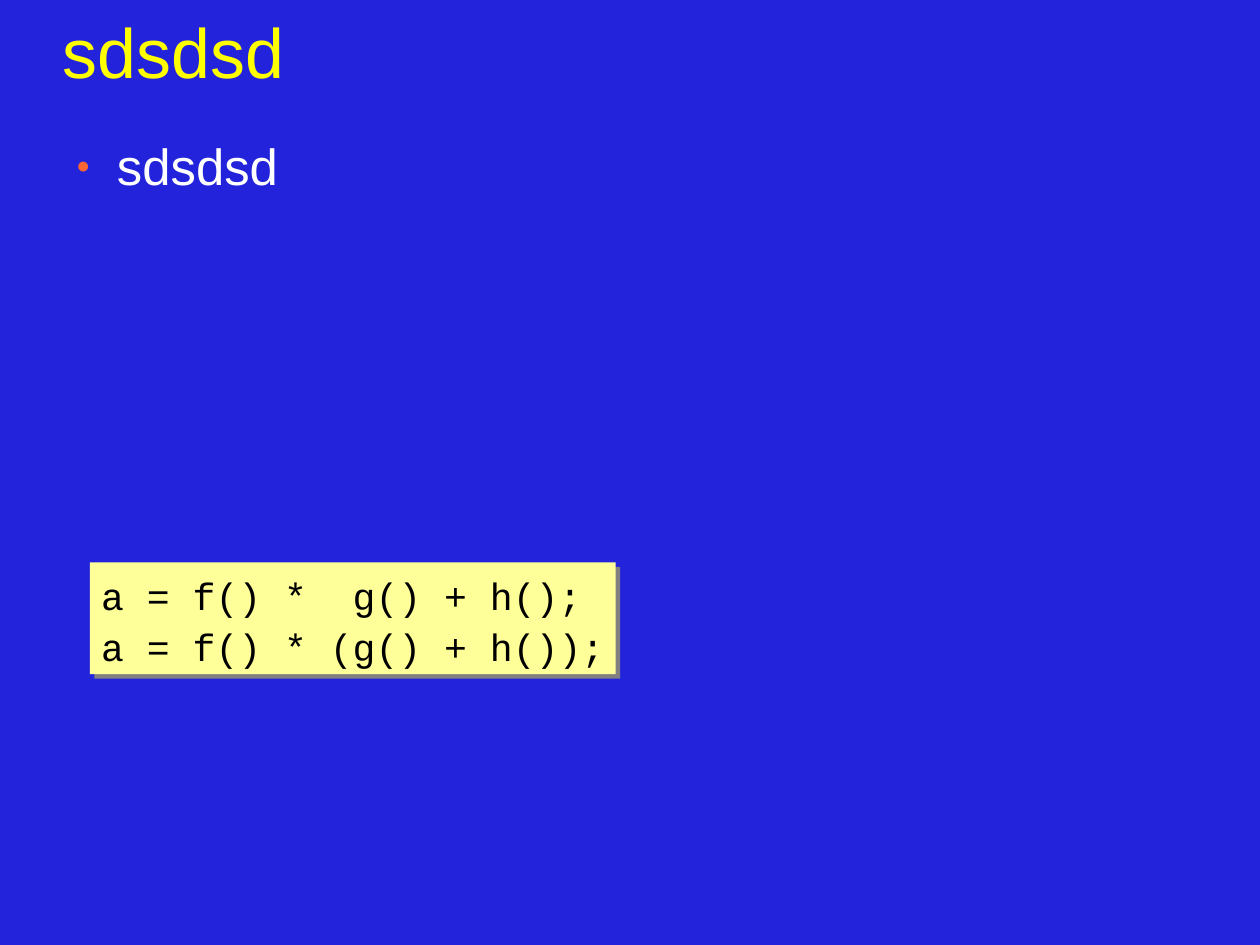
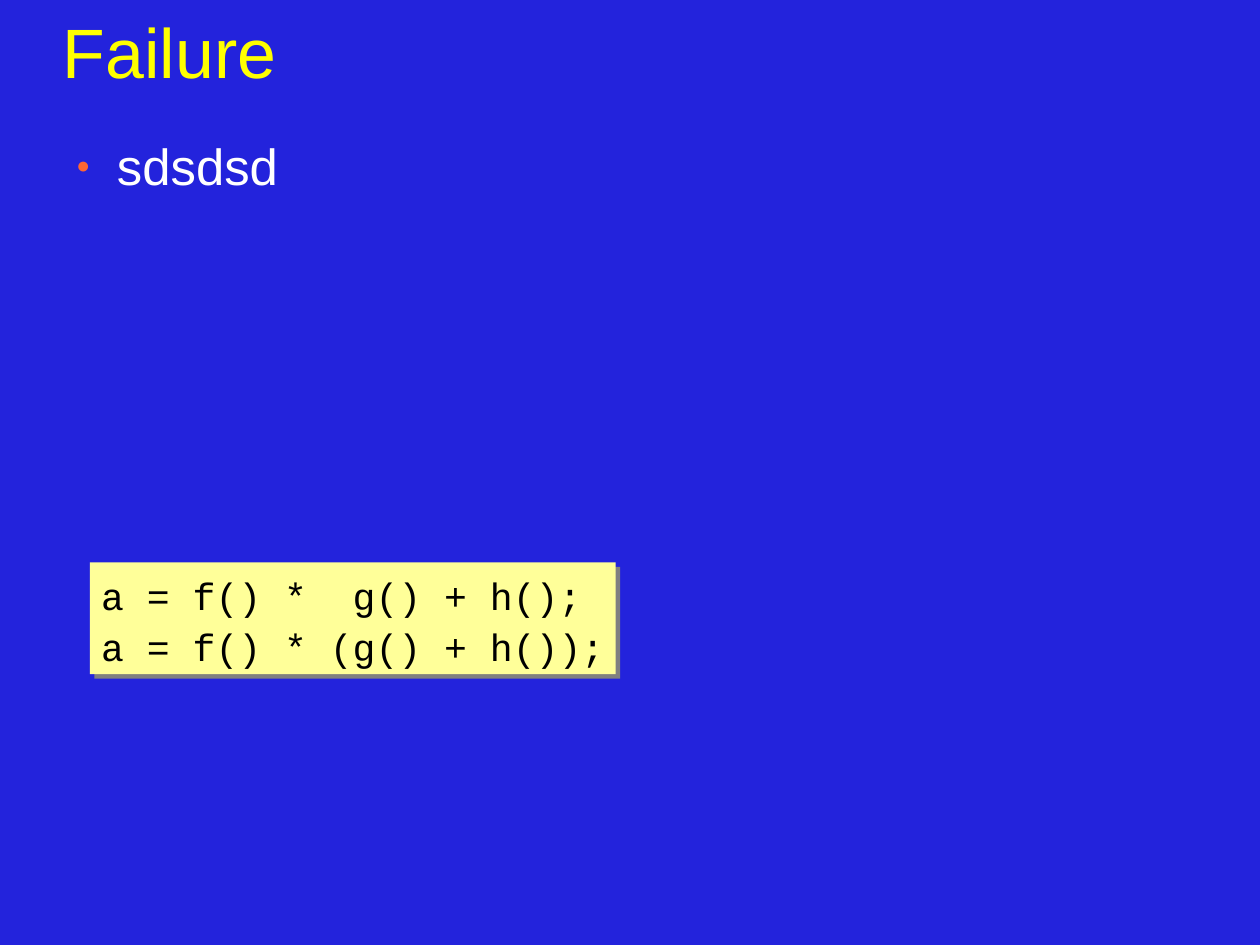
Before and after one commit to JonJagger/two-day-courses, a slide deck: slide 2 of cppf/05_Control_Flow_Iterators_and_Exceptions.odp. Drawn at 1260x945 pixels with LibreOffice and Linux fonts; fonts in the diff are those of the drawing. Boxes give left, top, right and bottom in pixels: in the first picture for what was removed or moved away, otherwise in the second. Text is boxed around its words. In the diff, an @@ line names an element or a change of style, - is before the commit and + after.

```diff
--- a/cppf/05_Control_Flow_Iterators_and_Exceptions.odp
+++ b/cppf/05_Control_Flow_Iterators_and_Exceptions.odp
@@ title at <box>63,27,276,79</box>: text changed @@
-sdsdsd
+Failure
```
Also in this commit, not shown: 1 other slide changed, 9 slides added, 1 other file.
